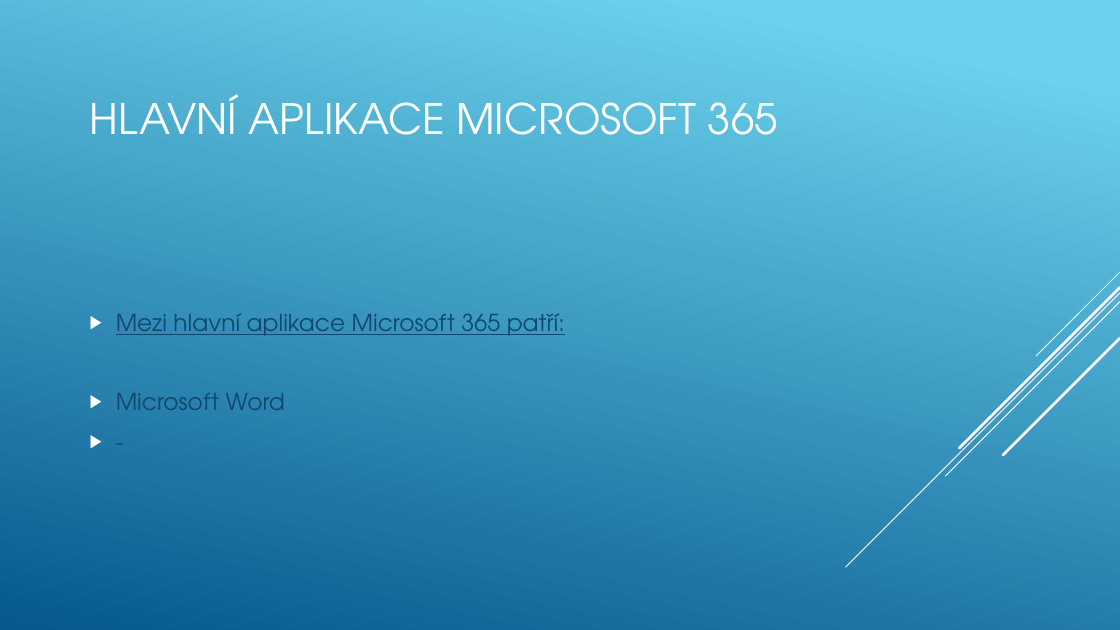
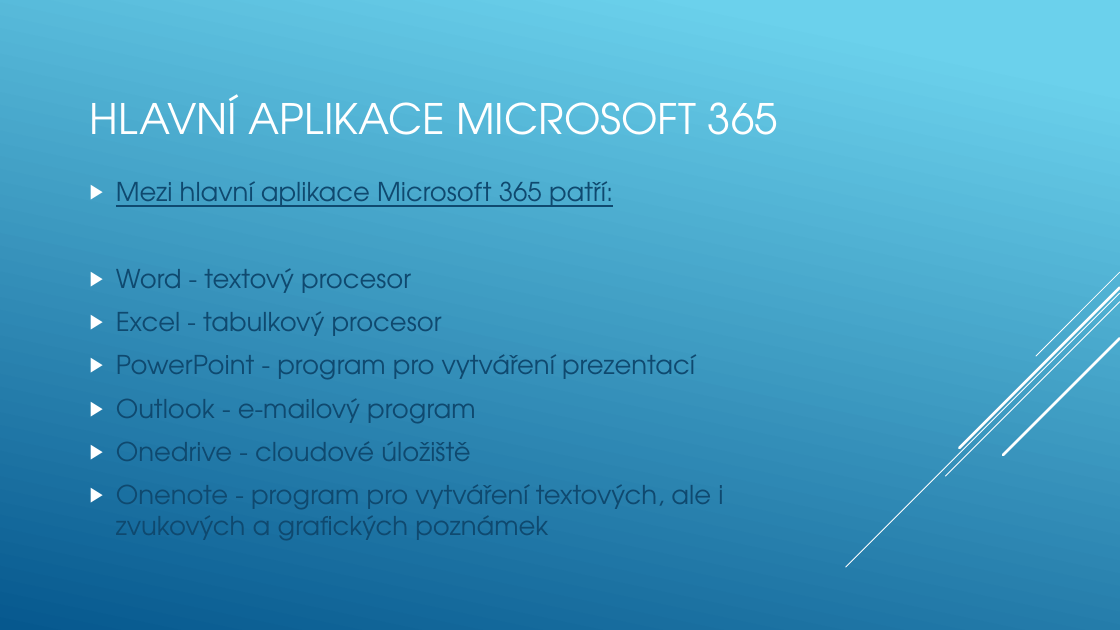
Before and after one commit to machacekadam/Office-365-a-jeho-mo-nosti, a slide deck: slide 10 of Machacek.pptx. Drawn at 1120x630 pixels with LibreOffice and Linux fonts; fonts in the diff are those of the drawing. Boxes give left, top, right and bottom in pixels: in the first picture for what was removed or moved away, otherwise in the second. Text is boxed around its words. In the diff, an @@ line names an element or a change of style, - is before the commit and + after.

```diff
--- a/Machacek.pptx
+++ b/Machacek.pptx
@@ text "Mezi hlavní aplikace Microsoft 365 ...": place and size @@
-text "Mezi hlavní aplikace Microsoft 365 ..." at (116,313,565,410)
+text "Mezi hlavní aplikace Microsoft 365 ..." at (116,181,723,540)
@@ text at (116,181,613,207): size 20 to 22.2 pt in "Mezi hlavní aplikace Microsoft 365 patří:" @@
@@ text at (116,268,723,540): text changed; size 20 to 22.2 pt @@
-▶ Microsoft Word
-▶ -
+▶ Word - textový procesor
+▶ Excel - tabulkový procesor
+▶ PowerPoint - program pro vytváření prezentací
+▶ Outlook - e-mailový program
+▶ Onedrive - cloudové úložiště
+▶ Onenote - program pro vytváření textových, ale i zvukových a grafických poznámek
```
Also in this commit, not shown: 2 slides added.
